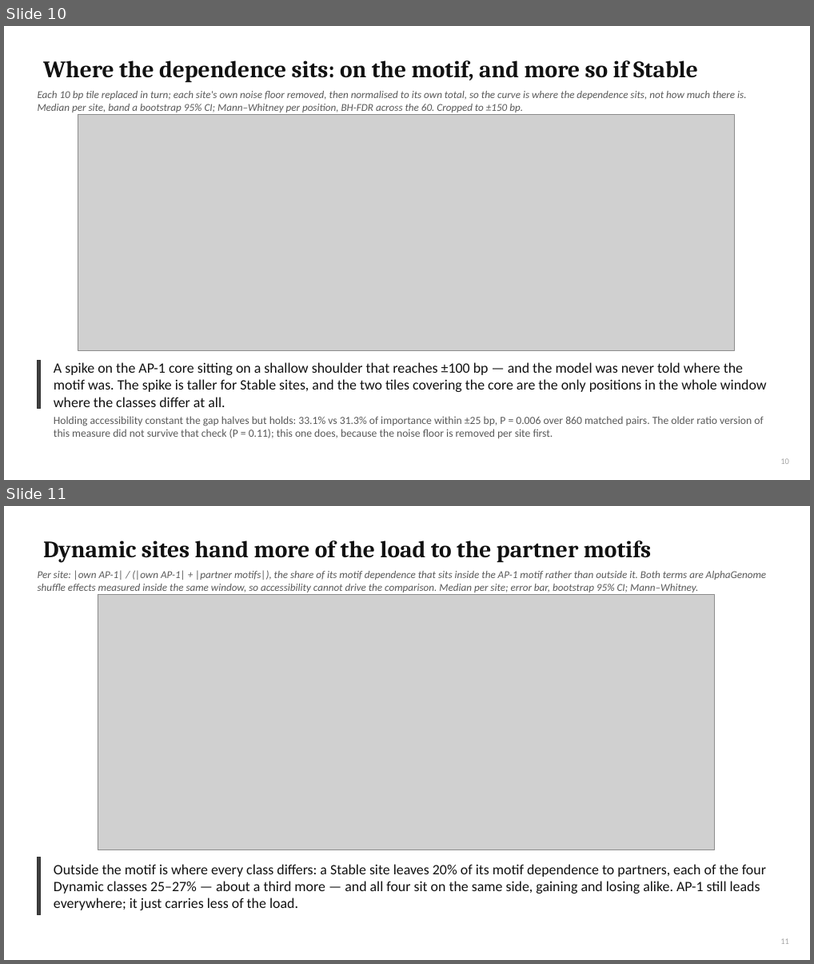
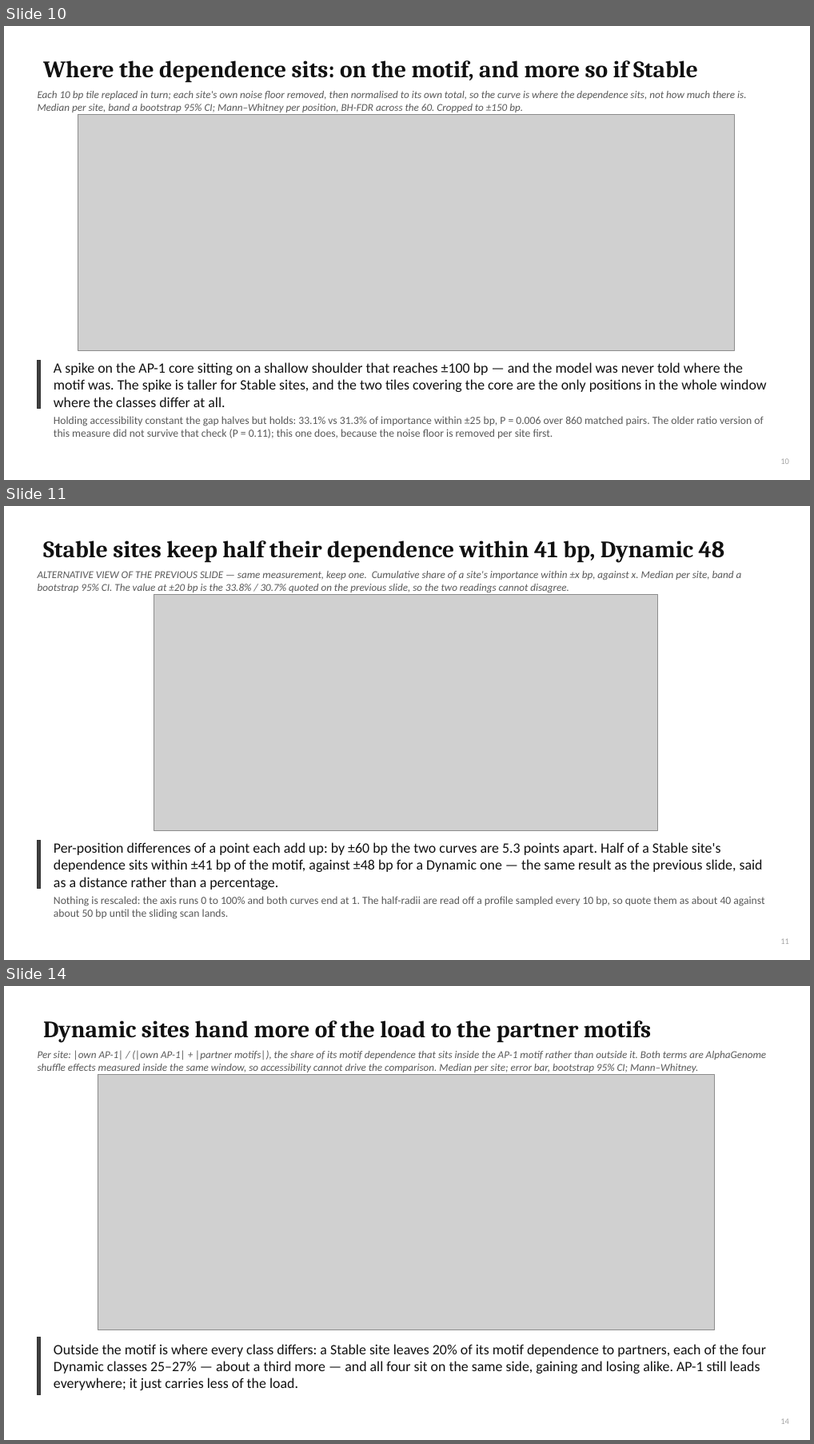
Before and after one commit to cytokine4242/Alpha_Genome_Ap1, a slide deck: Analysis/AP1_fibroblast_lab_meeting.pptx. Shown one above the other, each under a label of ours: slides 10 and 11 before the commit, slides 10, 11 and 14 after it; the slides between them are not shown. The pictures are 814x964 and 814x1444 pixels, drawn with LibreOffice and Linux fonts; fonts in the diff are those of the drawing; grey boxes stand for pictures. Boxes give left, top, right and bottom in pixels: in the first picture for what was removed or moved away, otherwise in the second. Text is boxed around its words. In the diff, an @@ line names an element or a change of style, - is before the commit and + after.

```diff
--- a/Analysis/AP1_fibroblast_lab_meeting.pptx
+++ b/Analysis/AP1_fibroblast_lab_meeting.pptx
@@ slide 11 added at (x1=4, y1=506, x2=810, y2=960), background #FFFFFF @@
@@ title added at (x1=43, y1=540, x2=726, y2=563), 28 pt, text #111111, bold @@
+Stable sites keep half their dependence within 41 bp, Dynamic 48
@@ text added at (x1=38, y1=571, x2=742, y2=592), 12.5 pt, text #595959, italic @@
+ALTERNATIVE VIEW OF THE PREVIOUS SLIDE — same measurement, keep one. Cumulative share of a site's importance within ±x bp, against x. Median per site, band a bootstrap 95% CI. The value at ±20 bp is the 33.8% / 30.7% quoted on the previous slide, so the two readings cannot disagree.
@@ picture added at (x1=154, y1=594, x2=658, y2=830) @@
@@ rectangle added at (x1=38, y1=840, x2=41, y2=888), fill #3F3F3F, outline #333333 1 pt @@
@@ text added at (x1=54, y1=842, x2=763, y2=889), 17 pt, text #111111 @@
+Per-position differences of a point each add up: by ±60 bp the two curves are 5.3 points apart. Half of a Stable site's dependence sits within ±41 bp of the motif, against ±48 bp for a Dynamic one — the same result as the previous slide, said as a distance rather than a percentage.
@@ text added at (x1=54, y1=896, x2=765, y2=919), 13 pt, text #595959 @@
+Nothing is rescaled: the axis runs 0 to 100% and both curves end at 1. The half-radii are read off a profile sampled every 10 bp, so quote them as about 40 against about 50 bp until the sliding scan lands.
@@ page number added at (x1=781, y1=938, x2=790, y2=944), 10 pt, text #A6A6A6 @@
+11
@@ what was slide 11 is now slide 14 @@
@@ page number at (x1=781, y1=1418, x2=790, y2=1424): text changed @@
-11
+14
```
Also in this commit, not shown: 2 other slides added, 3 other files.
